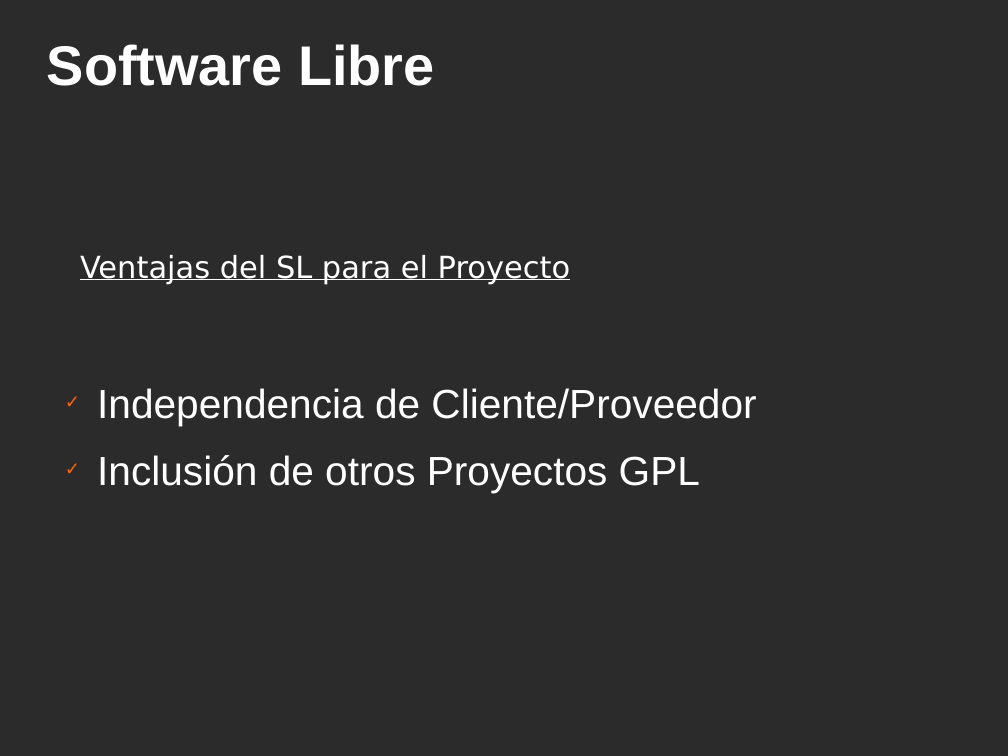
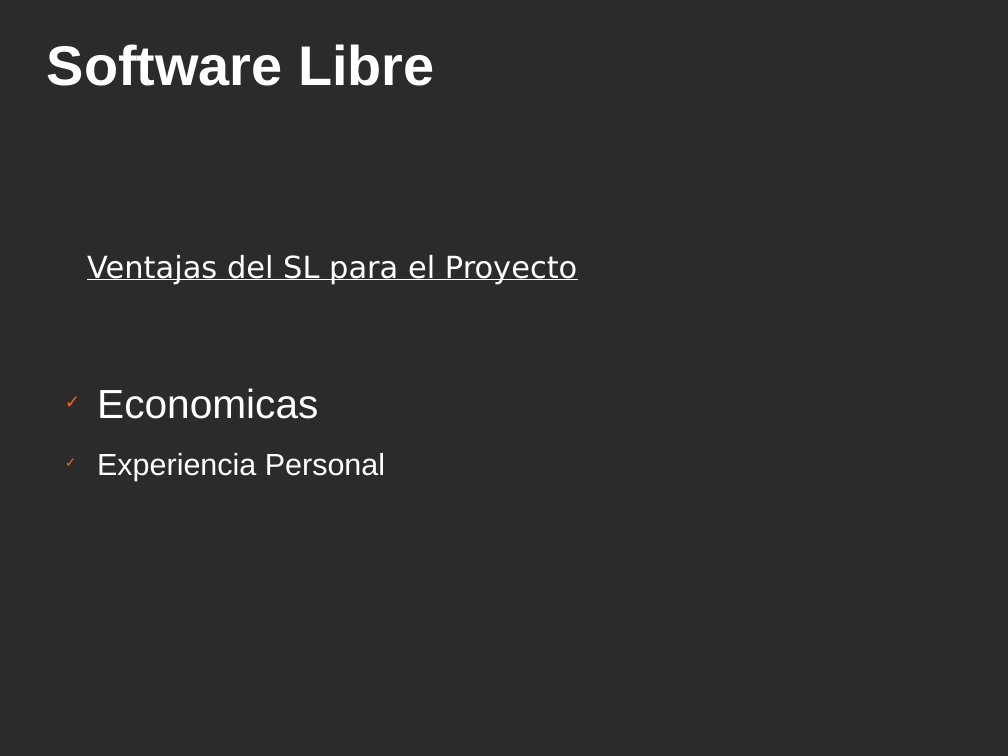
Before and after one commit to ervin45/proyectofinal, a slide deck: slide 5 of doc/material_para_la_catedra/presentacion_final/presentacion_final.odp (slide 7 before the commit). Drawn at 1008x756 pixels with LibreOffice and Linux fonts; fonts in the diff are those of the drawing; background and template pictures are left out; a plain dark background stands for a picture behind light text. Boxes give left, top, right and bottom in pixels: in the first picture for what was removed or moved away, otherwise in the second. Text is boxed around its words. In the diff, an @@ line names an element or a change of style, - is before the commit and + after.

```diff
--- a/doc/material_para_la_catedra/presentacion_final/presentacion_final.odp
+++ b/doc/material_para_la_catedra/presentacion_final/presentacion_final.odp
@@ text "Ventajas del SL para el ...": place and size @@
-text "Ventajas del SL para el ..." at bbox=[80, 255, 570, 284]
+text "Ventajas del SL para el ..." at bbox=[87, 255, 577, 284]
@@ text at bbox=[97, 388, 385, 481]: text changed; size 32 to 24 pt @@
-✓ Independencia de Cliente/Proveedor
-✓ Inclusión de otros Proyectos GPL
+✓ Economicas
+✓ Experiencia Personal
```
Also in this commit, not shown: 5 other slides changed, 24 slides added, 13 slides removed.
